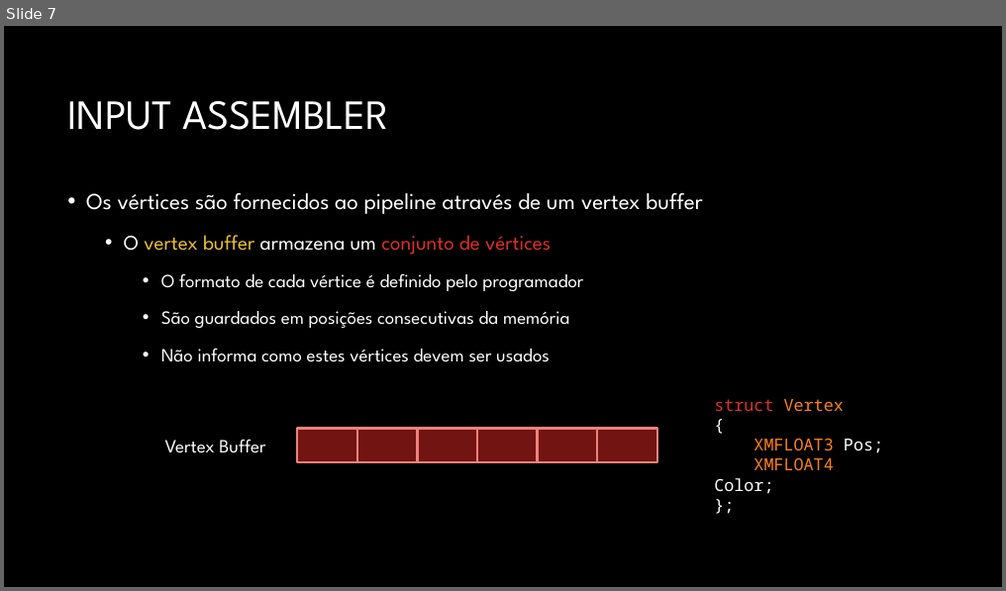
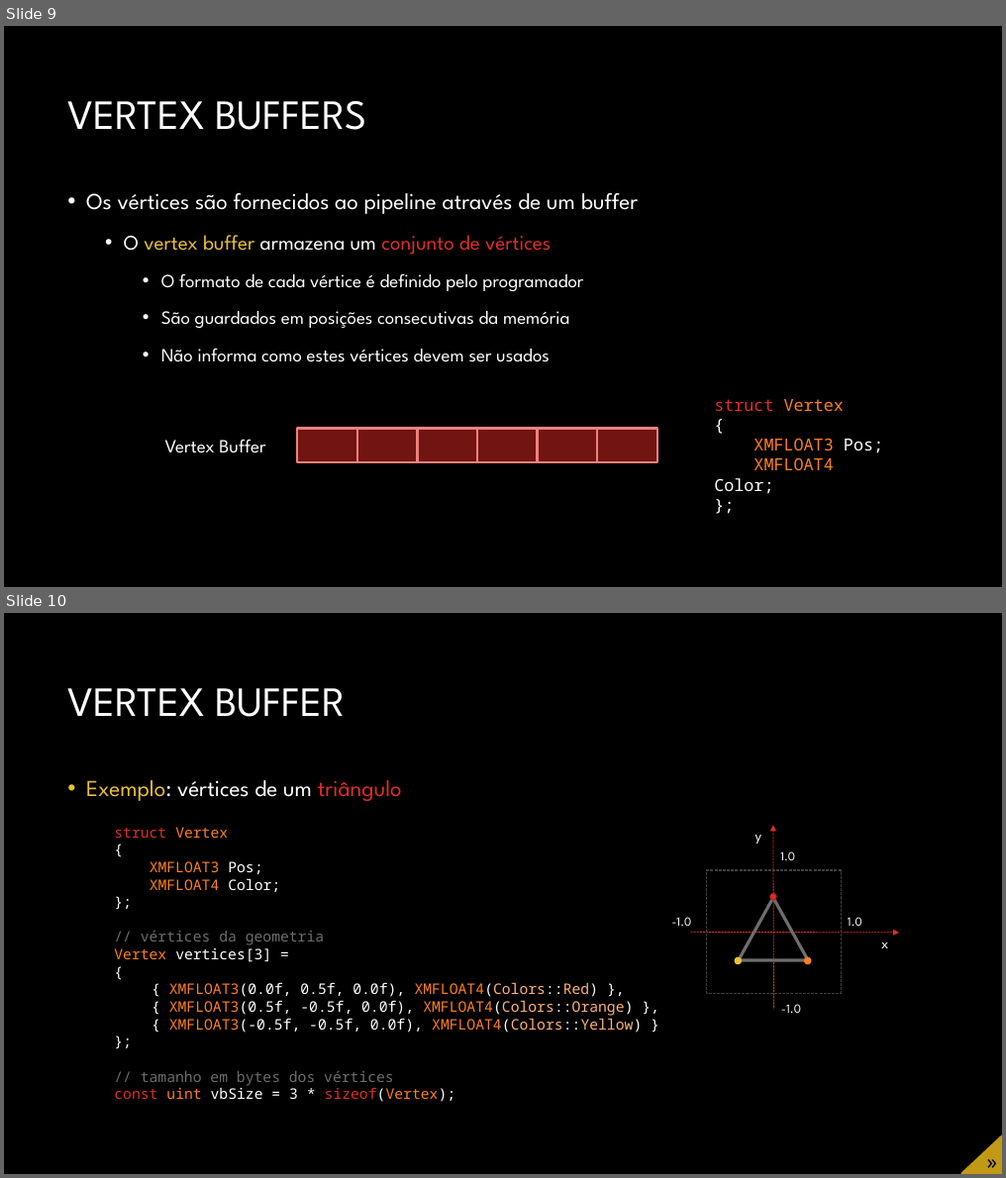
Before and after one commit to JudsonSS/CG, a slide deck: Slides/08. Desenho no Direct3D.pptx. Shown one above the other, each under a label of ours: slide 7 before the commit, slides 9 and 10 after it. The pictures are 1006x591 and 1006x1178 pixels, drawn with LibreOffice and Linux fonts; fonts in the diff are those of the drawing; background and template pictures are left out. Boxes give left, top, right and bottom in pixels: in the first picture for what was removed or moved away, otherwise in the second. Text is boxed around its words. In the diff, an @@ line names an element or a change of style, - is before the commit and + after.

```diff
--- a/Slides/08. Desenho no Direct3D.pptx
+++ b/Slides/08. Desenho no Direct3D.pptx
@@ slide 10 added at [4, 613, 1002, 1174], background #000000 @@
@@ title added at [67, 688, 345, 717], 40 pt, text #FFFFFF @@
+VERTEX BUFFER
@@ text added at [86, 780, 402, 801], 22 pt, text #FFFFFF @@
+• Exemplo: vértices de um triângulo
@@ text added at [114, 827, 642, 1102], 14 pt, text #FFFFFF @@
+struct Vertex
+{
+XMFLOAT3 Pos;
+XMFLOAT4 Color;
+};
+// vértices da geometria
+Vertex vertices[3] =
+{
+{ XMFLOAT3(0.0f, 0.5f, 0.0f), XMFLOAT4(Colors::Red) },
+{ XMFLOAT3(0.5f, -0.5f, 0.0f), XMFLOAT4(Colors::Orange) },
+{ XMFLOAT3(-0.5f, -0.5f, 0.0f), XMFLOAT4(Colors::Yellow) }
+};
+// tamanho em bytes dos vértices
+const uint vbSize = 3 * sizeof(Vertex);
@@ group added at [672, 825, 899, 1013]: 6 texts, 3 ellipses, 2 arrows, 1 rectangle, 1 triangle @@
+x
+y
+1.0
+1.0
+-1.0
+-1.0
@@ freeform shape added at [961, 1136, 1002, 1173], fill #C19915, outline #C19915 1 pt @@
@@ text added at [976, 1149, 1002, 1174], 20 pt, text #000000 @@
+»
@@ what was slide 7 is now slide 9 @@
@@ slide 9 changed as well @@
@@ title at [67, 100, 366, 130]: text changed @@
-INPUT ASSEMBLER
+VERTEX BUFFERS
@@ text at [86, 193, 638, 214]: text changed @@
-• Os vértices são fornecidos ao pipeline através de um vertex buffer
+• Os vértices são fornecidos ao pipeline através de um buffer
```
Also in this commit, not shown: 6 other slides changed, 32 other slides added, 16 slides removed.
